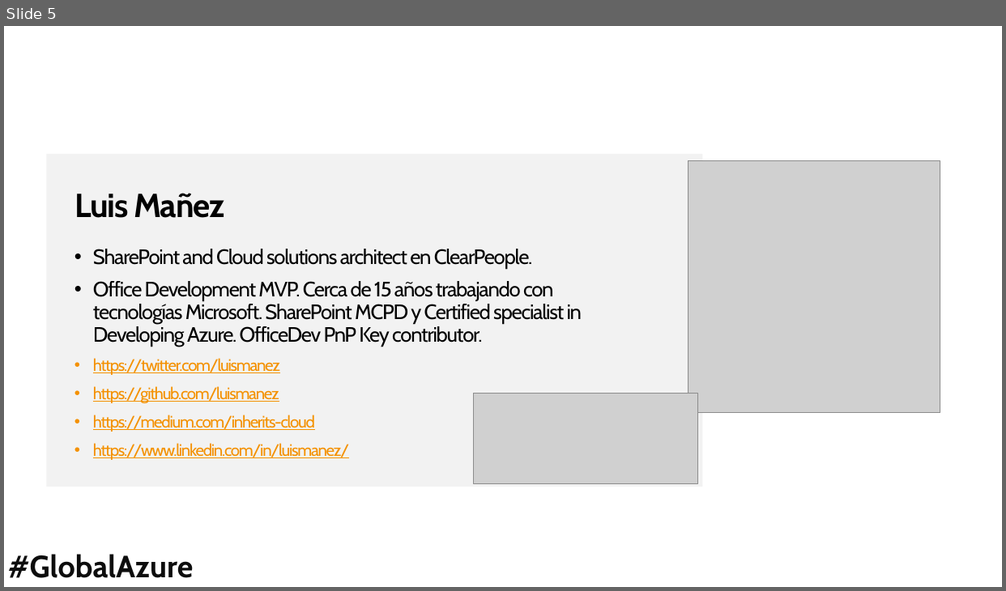
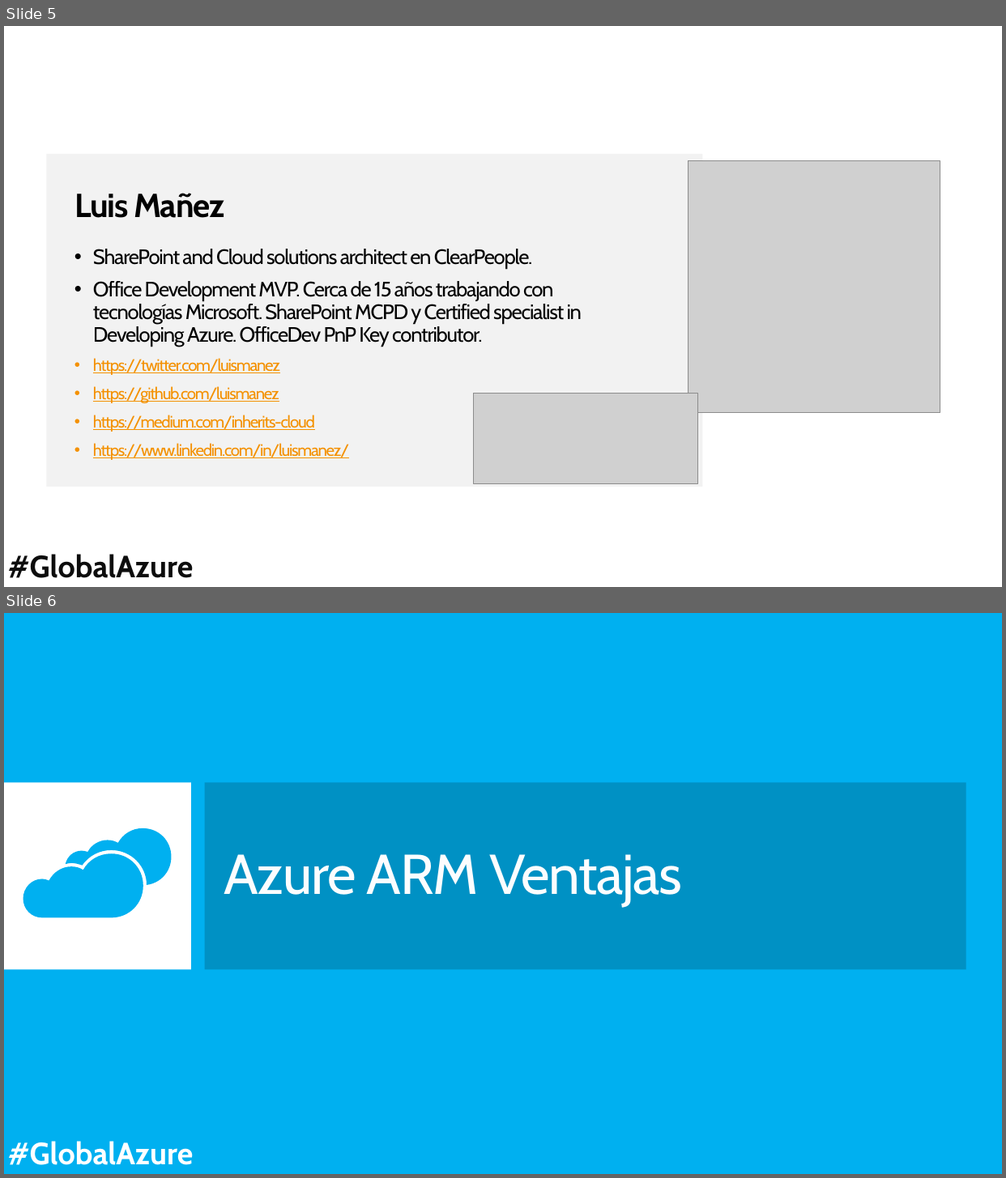
Before and after one commit to luismanez/azure-bootcamp-barcelona-2018, a slide deck: slides/Despliegue continuo de tu infrastructura cloud con Azure ARM templates.pptx. Shown one above the other, each under a label of ours: slide 5 before the commit, slides 5 and 6 after it. The pictures are 1006x591 and 1006x1178 pixels, drawn with LibreOffice and Linux fonts; fonts in the diff are those of the drawing; grey boxes stand for pictures; background and template pictures are left out. Boxes give left, top, right and bottom in pixels: in the first picture for what was removed or moved away, otherwise in the second. Text is boxed around its words. In the diff, an @@ line names an element or a change of style, - is before the commit and + after.

```diff
--- a/slides/Despliegue continuo de tu infrastructura cloud con Azure ARM templates.pptx
+++ b/slides/Despliegue continuo de tu infrastructura cloud con Azure ARM templates.pptx
@@ slide 6 added at bbox=[4, 613, 1002, 1174], background #00B0F0 @@
@@ rectangle added at bbox=[4, 783, 191, 970], fill #FFFFFF @@
@@ rectangle added at bbox=[205, 783, 966, 970], fill #0091C4 @@
@@ freeform shape added at bbox=[66, 828, 171, 885], fill #00B0F0 @@
@@ freeform shape added at bbox=[23, 854, 143, 918], fill #00B0F0 @@
@@ text added at bbox=[224, 854, 682, 907], 54 pt, text #FFFFFF @@
+Azure ARM Ventajas
@@ text added at bbox=[8, 1141, 194, 1165], 29.6 pt, text #FFFFFF, bold @@
+#GlobalAzure
```
Also in this commit, not shown: 1 slide changed, 3 other slides added.
